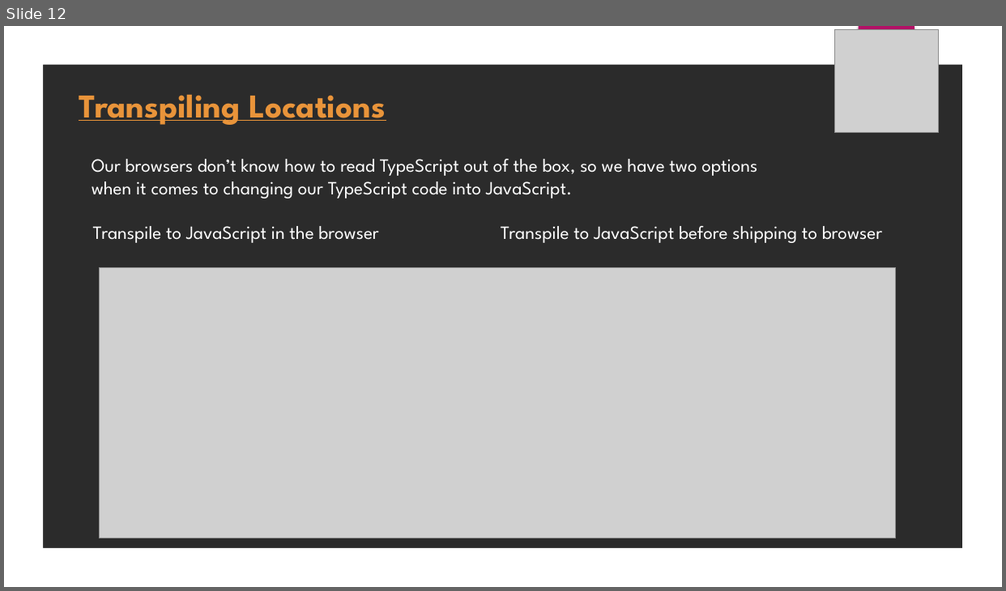
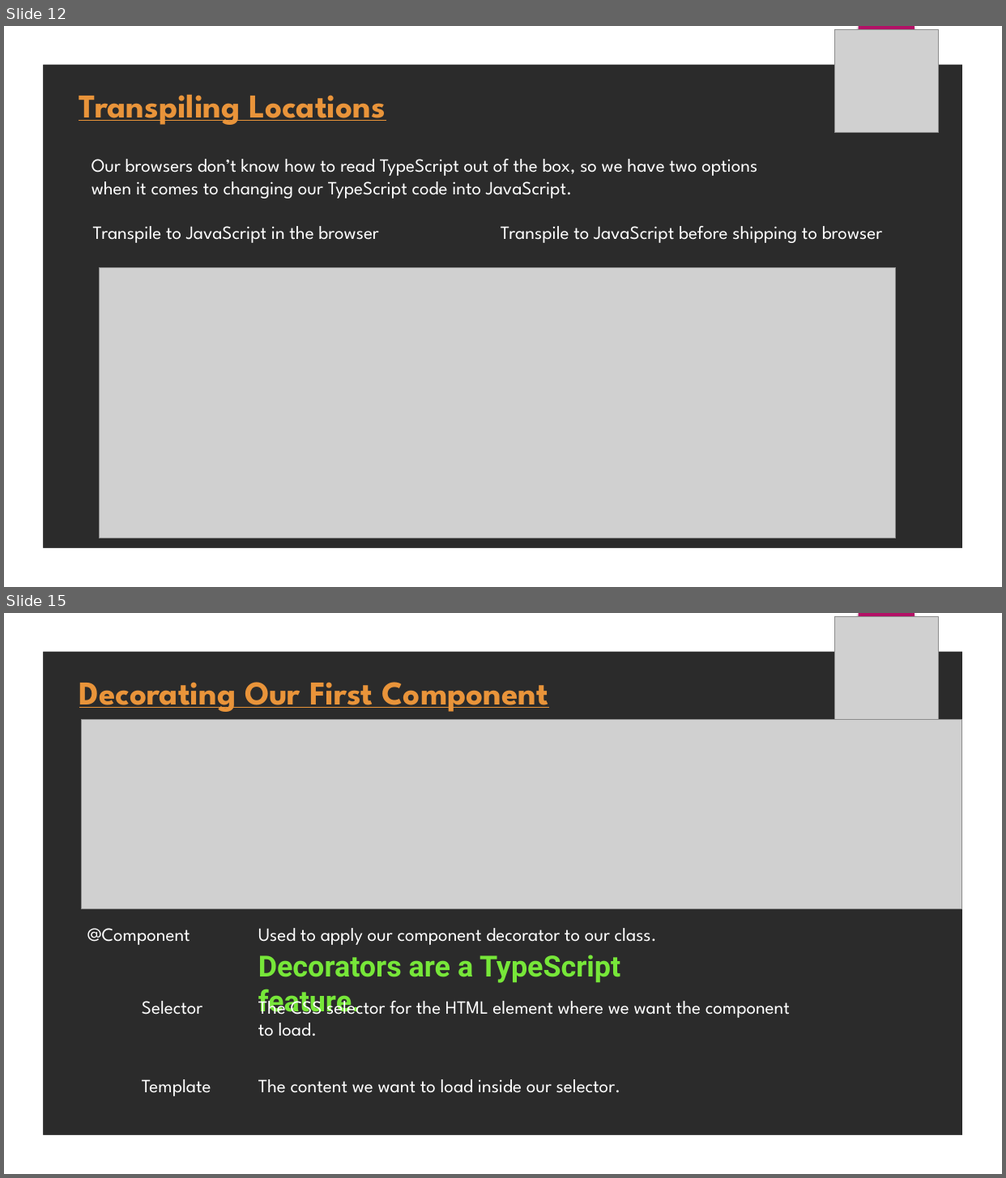
Before and after one commit to uiravi/Angular-pptx, a slide deck: Angular.pptx. Shown one above the other, each under a label of ours: slide 12 before the commit, slides 12 and 15 after it; the slides between them are not shown. The pictures are 1006x591 and 1006x1178 pixels, drawn with LibreOffice and Linux fonts; fonts in the diff are those of the drawing; grey boxes stand for pictures; background and template pictures are left out; a plain dark background stands for a picture behind light text. Boxes give left, top, right and bottom in pixels: in the first picture for what was removed or moved away, otherwise in the second. Text is boxed around its words. In the diff, an @@ line names an element or a change of style, - is before the commit and + after.

```diff
--- a/Angular.pptx
+++ b/Angular.pptx
@@ slide 15 added at box(4, 613, 1002, 1174), background picture (left out); not listed: 2 template elements that a slide beside it also shows @@
@@ picture added at box(835, 617, 938, 720) @@
@@ text added at box(79, 682, 548, 712), 32 pt, text #E9943A, bold, underline @@
+Decorating Our First Component
@@ picture added at box(81, 720, 962, 909) @@
@@ text added at box(87, 928, 190, 945), 18 pt, text #FFFFFF @@
+@Component
@@ text added at box(258, 928, 657, 945), 18 pt, text #FFFFFF @@
+Used to apply our component decorator to our class.
@@ text added at box(258, 955, 620, 1015), 28 pt, text #77E739, bold @@
+Decorators are a TypeScript feature.
@@ text added at box(142, 1001, 202, 1015), 18 pt, text #FFFFFF @@
+Selector
@@ text added at box(258, 995, 790, 1037), 18 pt, text #FFFFFF @@
+The CSS selector for the HTML element where we want the component
+to load.
@@ text added at box(142, 1080, 211, 1097), 18 pt, text #FFFFFF @@
+Template
@@ text added at box(258, 1080, 621, 1093), 18 pt, text #FFFFFF @@
+The content we want to load inside our selector.
```
Also in this commit, not shown: 1 slide changed, 10 other slides added.
